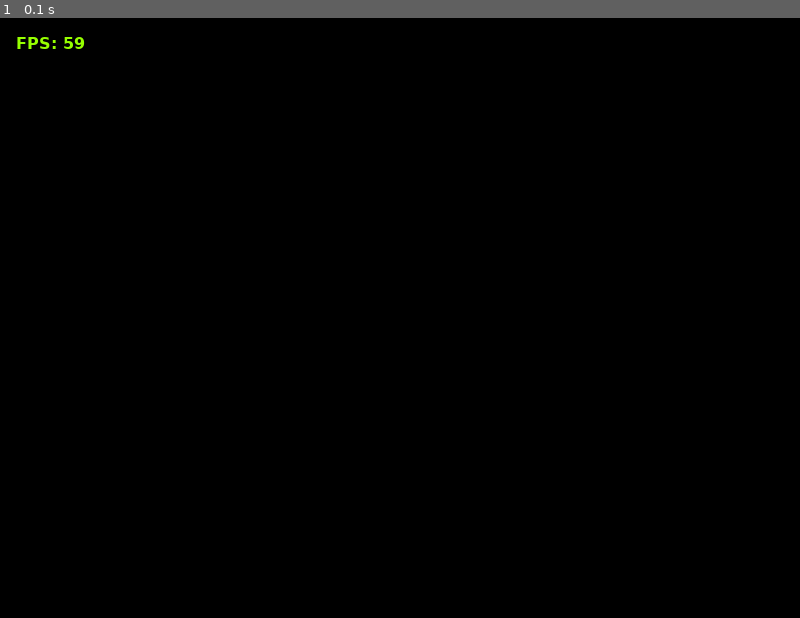
Above: before the commit, frame 1.
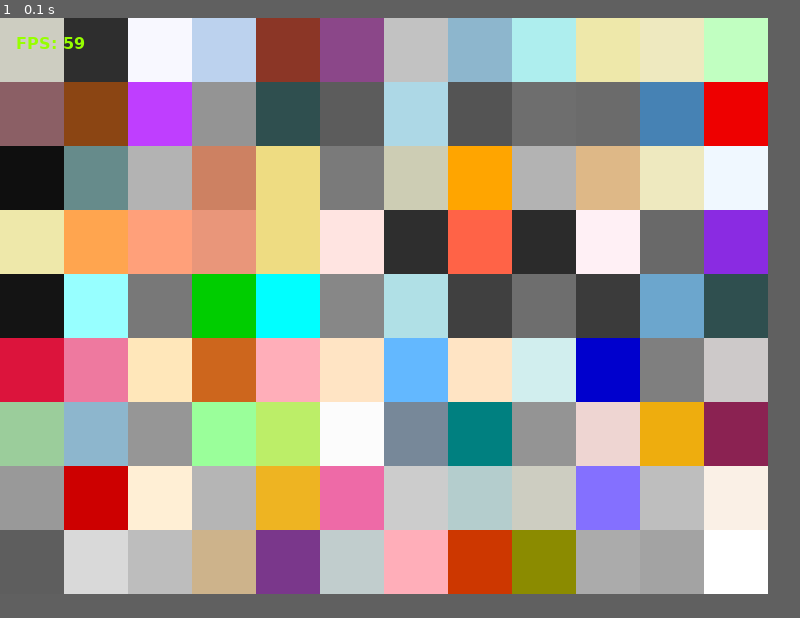
Above: after the commit, the same moment.

Repository: Lipen/LipenDev
Game: pygame game, started from lightsimPygame.py
Two runs of this game, one before a commit and one after it. Both use one fixed random seed, a clock stepped at 60 frames per second and the inputs below.
Inputs:
- Up to frame 1 (0.1 s): no input
In our replay, the window is 800x600 before the commit and 768x576 after it. These sizes can differ from the game's own. Grey fills any space a smaller window leaves; there, only what the larger window draws over its background counts as a difference.

The runs differ from the first frame. In frame 1, 90% of the frame differs, in the area x 0-96%, y 0-96%.

Commit message:
Entity, Cell, Field classes. Working update()

Diff:
--- a/lightsimPygame.py
+++ b/lightsimPygame.py
@@ -5,16 +5,32 @@
 from Vector2 import Vector2
 
 # TODO: Inherit Text and other widgets in future from <Entity> class
+# TODO: <Field> class.
+# TODO: <Cell> class. Init cells in Field.init
 
 FPS = 60
-SCREEN_WIDTH = 800
-SCREEN_HEIGHT = 600
+SCREEN_WIDTH = 768
+SCREEN_HEIGHT = 576
 
 EXIT_KEYS = [K_ESCAPE]
 MOD_KEYS = [K_LSHIFT, K_RSHIFT, K_LALT, K_RALT, K_LCTRL, K_RCTRL]
 
 
-class Text(pygame.sprite.Sprite):
+def getRandomColor():
+	return random.choice(list(pygame.color.THECOLORS.values()))
+
+
+class Entity(pygame.sprite.Sprite):
+
+	def getRect(self):
+		return pygame.rect.Rect(list(self.pos), self.surface.get_size)
+
+	def render(self, screen):
+		# if self.isVisible:
+		screen.blit(self.surface, list(self.pos))
+
+
+class Text(Entity):
 
 	@property
 	def x(self):
@@ -52,6 +68,7 @@
 		self.update()
 
 	def centerTowardsEntity(self, ent, isX=True, isY=True):
+		# FIXME: Move to <Entity> class?
 		R = ent.getRect()
 		r = self.getRect()
 		if isX:
@@ -59,15 +76,84 @@
 		if isY:
 			self.y += R.centery - r.centery
 
-	def getRect(self):
-		return pygame.rect.Rect(self.pos, self.surface.get_size)
-
 	def update(self):
 		self.surface = self.font.render(self.text, True, self.color, self.colorBackground)
 
-	def render(self, screen):
-		# if self.isVisible:
-		screen.blit(self.surface, list(self.pos))
+
+class Cell(Entity):
+
+	"""Base cell class
+	"""
+
+	@property
+	def x(self):
+		return self.pos.x
+
+	@x.setter
+	def x(self, value):
+		self.pos.x = value
+
+	@property
+	def y(self):
+		return self.pos.y
+
+	@y.setter
+	def y(self, value):
+		self.pos.y = value
+
+	def __init__(self, x, y, width, height, color=None, activecolor='#00FF33'):
+		if color is None:
+			self.color = getRandomColor()
+		else:
+			self.color = color
+		self.pos = Point(x, y)
+		print('At {} color = {}'.format(self.pos, self.color))
+		self.width, self.height = width, height
+		self.previousColor = self.color
+		self.activecolor = activecolor
+		self.active = False
+		self.intensity = 0
+		self.surface = pygame.Surface((width, height))
+		self.surface.fill(self.color)
+
+	def isContainsPoint(self, p):
+		return (self.pos.x <= p.x <= self.pos.x+self.width) and (self.pos.y <= p.y <= self.pos.y+self.height)
+
+	def getCenter(self):
+		return Point(self.x + self.width/2, self.y + self.height/2)
+
+	def getNumber(self):
+		return '{}:{}'.format(round(self.x/self.width), round(self.y/self.height))
+
+	def getDistanceBetweenCells(c1, c2):
+		return Point.getDistanceBetweenPoints(c1.getCenter(), c2.getCenter())
+
+	def update(self):
+		if self.color != self.previousColor:
+			self.surface.fill(self.color)
+
+
+class Field:
+
+	"""Field class..
+	"""
+
+	def __init__(self, n, m, cellw, cellh):
+		self.n, self.m = n, m
+		self.cellsGrid = [[Cell(i*cellw, j*cellh, cellw, cellh) for j in range(m)] for i in range(n)]
+		self.cells = [cell for row in self.cellsGrid for cell in row]
+		print('Total cells: {}'.format(len(self.cells)))
+
+	def getCellFromPoint(self, p):
+		for cell in self.cells:
+			if cell.isContainsPoint(p):
+				return cell
+
+	def update(self):
+		# t = time.time()
+		for cell in self.cells:
+			cell.update()
+		# print('TimeIt: Field.update() - {:.3f} ms.'.format(1000*(time.time() - t)))
 
 
 class LightSim:
@@ -90,9 +176,7 @@
 		self.font_fps = pygame.font.SysFont("Verdana", 16, True)
 
 		self.text_fps = Text(pos=Point(16, 16), color=(150, 255, 0), font=self.font_fps)
-
-		for k, v in pygame.color.THECOLORS.items():
-			print('{: >20} : {}'.format(k, v))
+		self.field = Field(12, 9, 64, 64)
 
 		print('init ended succesfully')
 
@@ -145,13 +229,16 @@
 
 			# PROCESSING
 			self.text_fps.setText('FPS: {}'.format(round(fps)))
+			self.field.update()
 
 			# RENDERING
 			self.screen.fill(pygame.Color('black'))
-			# self.screen.fill((0, 0, 0))
+			for cell in self.field.cells:
+				cell.render(self.screen)
 			self.text_fps.render(self.screen)
 
 			pygame.display.flip()
+
 
 lightsim = LightSim()
 try:
